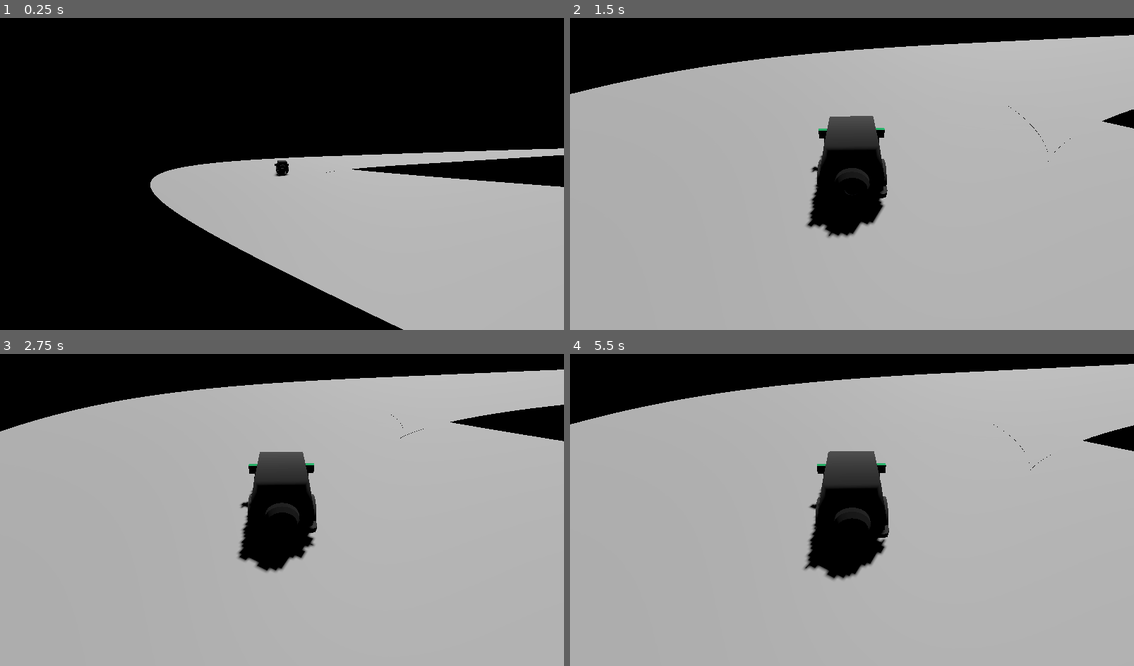
Above: before the commit, frames 1-4 (two rows, left to right).
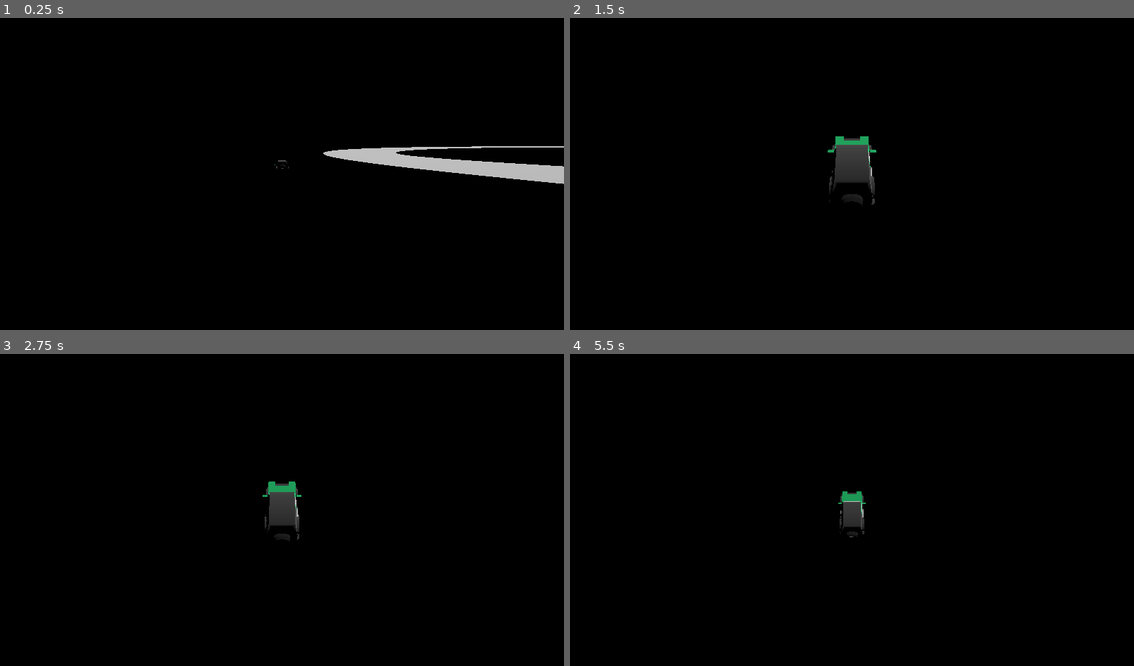
Above: after the commit, the same moments.

Repository: VriskaSekret/car_game
Game: Godot game, scene res://scenes/test_scene.tscn
Same seed, same stepped clock (60 frames per second), same inputs: the game is played once before the commit and once after it.
Inputs:
- Up to frame 1 (0.25 s): no input
- Up to frame 2 (1.5 s): hold D (steer_right) 0.53-1.28 s; tap Space at 0.77 s; hold S (brake) from 1.28 s (still down)
- Up to frame 3 (2.75 s): tap Space at 1.52 s; release S (brake) at 2.03 s; hold D (steer_right) from 2.03 s (still down)
- Up to frame 4 (5.5 s): release D (steer_right) at 2.78 s; hold W (accelerate) 2.78-3.53 s; tap Space at 3.02, 3.77, 4.52 s; hold A (steer_left) 3.53-5.03 s; hold S (brake) from 5.03 s (still down)

The runs differ from the first frame. In frame 1, 31% of the frame differs, in the area x 26-100%, y 41-100%; in frame 2, 86%; in frame 3, 86%; in frame 4, 87%, in the area x 0-100%, y 3-100%.

Commit message:
Update test_scene.tscn

Diff:
--- a/scenes/test_scene.tscn
+++ b/scenes/test_scene.tscn
@@ -19,7 +19,7 @@
 [sub_resource type="Curve3D" id="Curve3D_uhqqe"]
 closed = true
 _data = {
-"points": PackedVector3Array(-137, -1, 43, 137, 1, -43, 23.0012, 0, -288.103, -2, 0, -185, 2,  …(422 unchanged characters)…
+"points": PackedVector3Array(1, -1, 99, -1, 1, -99, 23.0012, 0, -288.103, -2, 0, -185, 2,  …(422 unchanged characters)…
 "tilts": PackedFloat32Array(0, 0, 0, 0, 0, 0, 0, 0, 0, 0)
 }
 point_count = 10
@@ -63,7 +63,7 @@
 path_joined = true
 
 [node name="PathFollow3D" type="PathFollow3D" parent="Path3D"]
-transform = Transform3D(0.790445, 0.0269107, -0.611923, -0.0340248, 0.99941, 1.94425e-09, 0.611569, 0.0208208, 0.790903, -366.633, 0, 116.448)
+transform = Transform3D(0.820161, 0.0342738, -0.571086, -0.0417523, 0.999117, 3.0206e-10, 0.570588, 0.0238444, 0.820877, -381.368, 0, 136.482)
 progress = 2435.6
 
 [editable path="Car"]
